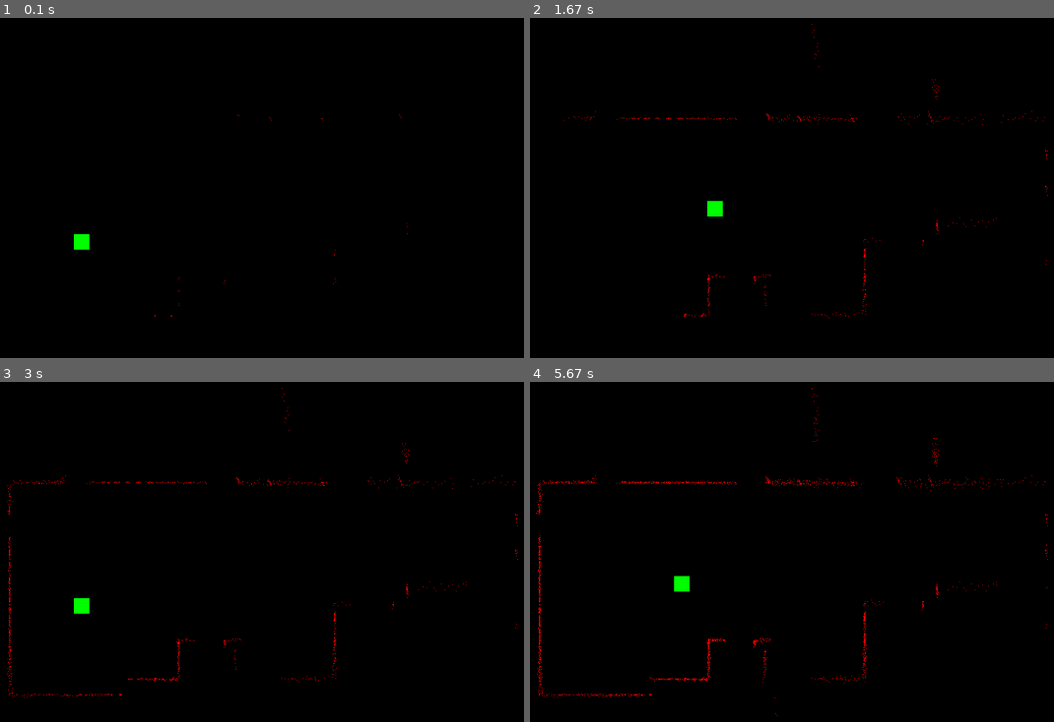
Above: before the commit, frames 1-4 (two rows, left to right).
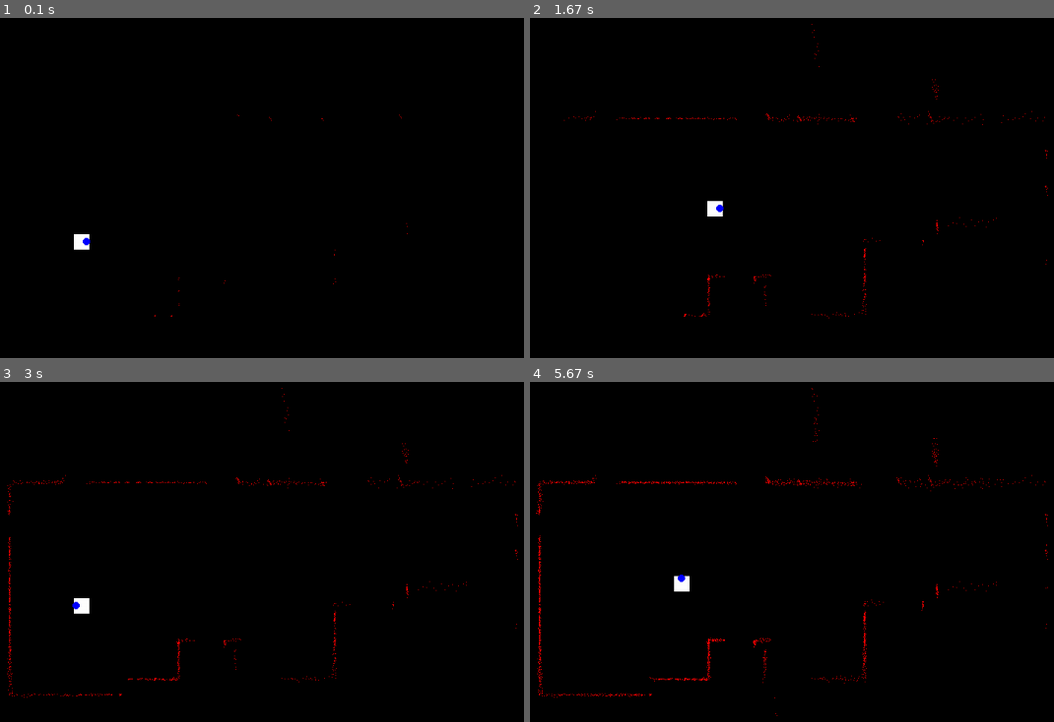
Above: after the commit, the same moments.

Repository: LuisPeMoraRod/drones_exploration_sim
Game: pygame game, started from src/simulation/main.py
Same seed, same stepped clock (60 frames per second), same inputs: the game is played once before the commit and once after it.
Inputs:
- Up to frame 1 (0.1 s): no input
- Up to frame 2 (1.67 s): hold Right 0.33-0.8 s; hold Up 0.83-1.13 s; hold Right 1.17-1.63 s
- Up to frame 3 (3 s): hold Left 1.67-2.2 s; hold Down 2.23-2.53 s; hold Left 2.57-2.97 s
- Up to frame 4 (5.67 s): hold Up 3-3.37 s; hold Right 3.4-4.03 s; hold Down 4.07-4.43 s; hold Left 4.47-4.93 s; hold Right 4.97-5.43 s; hold Up from 5.47 s (still down)

The runs differ from the first frame. In frame 1, 0.1% of the frame differs, in the area x 14-18%, y 63-69%; in frame 2, 0.1%; in frame 3, 0.1%; in frame 4, 0.2%, in the area x 27-31%, y 56-62%.

Commit message:
feat(robot): draw small circle to represent sensor in robot

Diff:
--- a/src/simulation/main.py
+++ b/src/simulation/main.py
@@ -8,7 +8,9 @@
     environment = Map(constants.MAP_DIMENSIONS)
 
     # Initalize single robot
-    robot = Robot(environment, (300, 300), constants.COLORS["GREEN"])
+    robot = Robot(
+        environment, (300, 300), constants.COLORS["WHITE"], constants.COLORS["BLUE"]
+    )
 
     # Fill the map with black color
     environment.map.fill(constants.COLORS["BLACK"])
--- a/src/simulation/robot.py
+++ b/src/simulation/robot.py
@@ -18,7 +18,8 @@
         self,
         environment: Map,
         initialPos: tuple,
-        color: str = COLORS["WHITE"],
+        color: tuple = COLORS["WHITE"],
+        colorSensor: tuple = COLORS["BLACK"],
         speed: int = SPEED,
     ) -> None:
         self.mapImage = (
@@ -34,6 +35,8 @@
         ]
 
         self.color = color
+        self.colorSensor = colorSensor
+
         self.direction = DIRECTIONS["RIGHT"]
         self.speed = speed
 
@@ -62,6 +65,23 @@
                 self.dimensions[1],
             ),
         )
+        # Draw a small circle to represent the sensor
+        pygame.draw.circle(
+            surface, self.colorSensor, self.sensorPosition(), self.dimensions[0] // 4
+        )
+
+    def sensorPosition(self):
+        """
+        Get the position of the sensor based on the direction of the robot.
+        """
+        if self.direction == DIRECTIONS["RIGHT"]:
+            return (self.position[0] + self.dimensions[0] // 3, self.position[1])
+        elif self.direction == DIRECTIONS["UP"]:
+            return (self.position[0], self.position[1] - self.dimensions[1] // 3)
+        elif self.direction == DIRECTIONS["LEFT"]:
+            return (self.position[0] - self.dimensions[0] // 3, self.position[1])
+        elif self.direction == DIRECTIONS["DOWN"]:
+            return (self.position[0], self.position[1] + self.dimensions[1] // 3)
 
     def move(self):
         # Get the state of the keys
